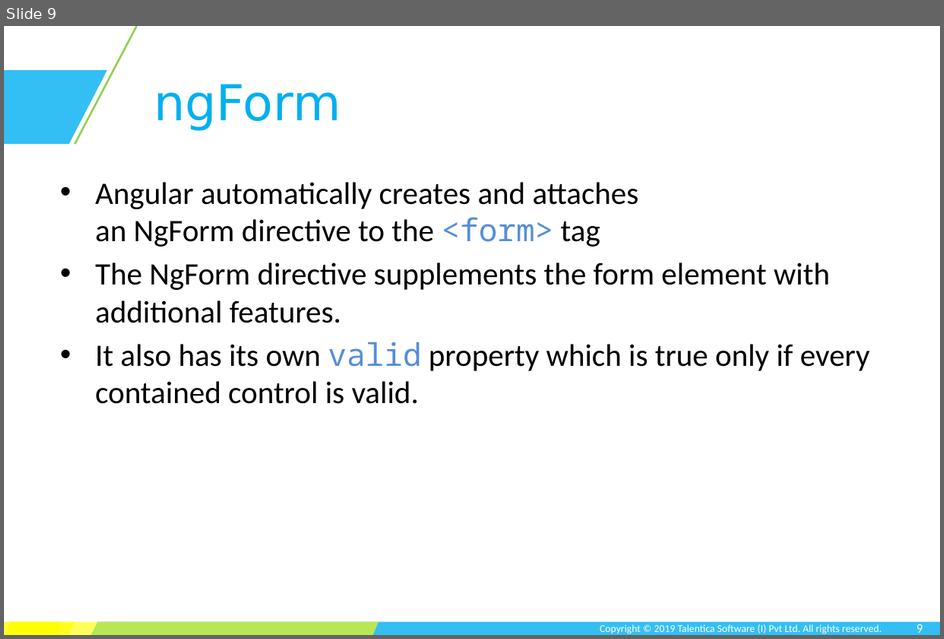
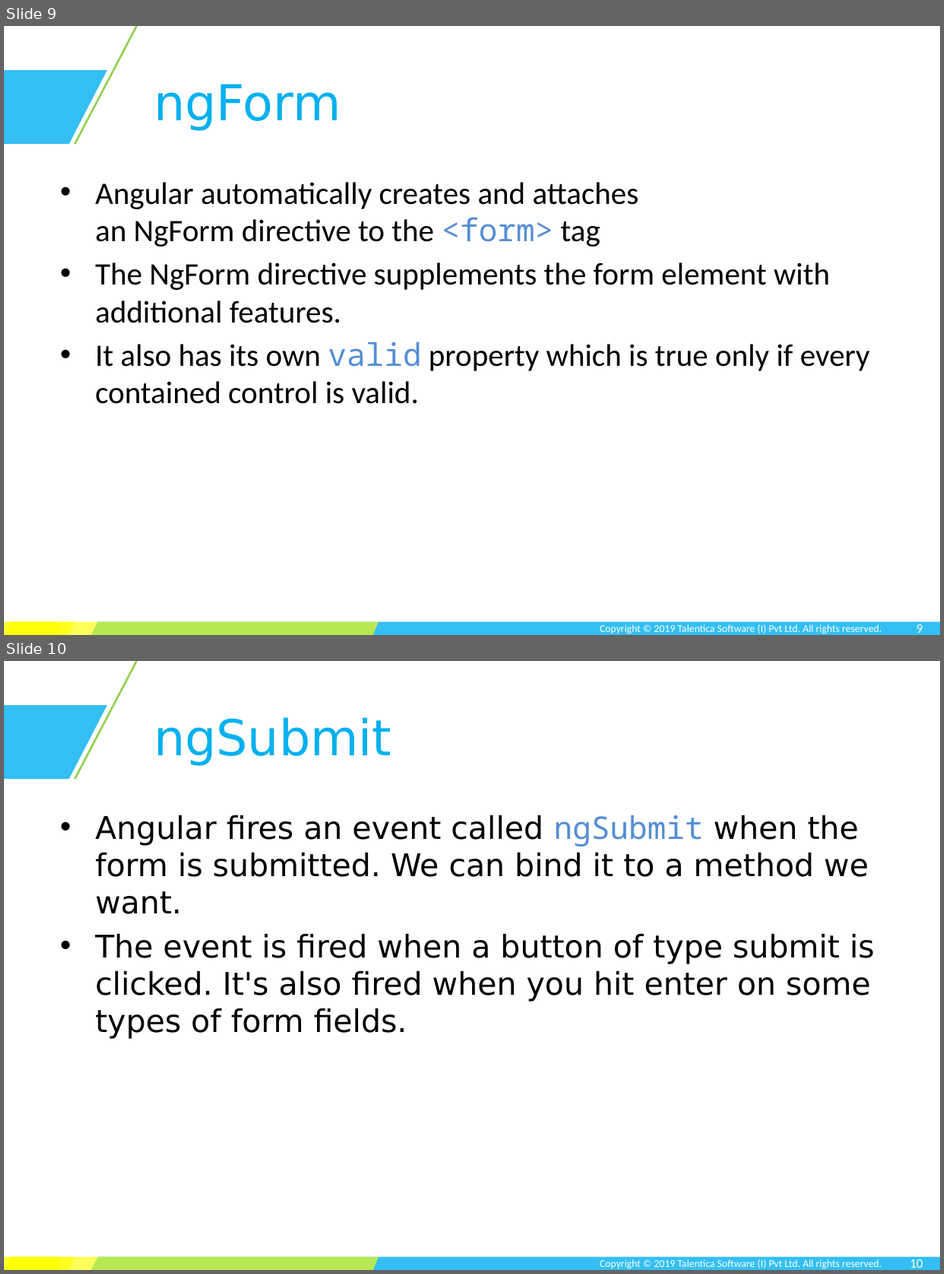
Before and after one commit to TusharRajGupt/angular-demo, a slide deck: session-3/Session 3.pptx. Shown one above the other, each under a label of ours: slide 9 before the commit, slides 9 and 10 after it. The pictures are 944x639 and 944x1274 pixels, drawn with LibreOffice and Linux fonts; fonts in the diff are those of the drawing; background and template pictures are left out. Boxes give left, top, right and bottom in pixels: in the first picture for what was removed or moved away, otherwise in the second. Text is boxed around its words. In the diff, an @@ line names an element or a change of style, - is before the commit and + after.

```diff
--- a/session-3/Session 3.pptx
+++ b/session-3/Session 3.pptx
@@ slide 10 added at box(4, 661, 940, 1270), background #FFFFFF; not listed: 7 template elements that a slide beside it also shows @@
@@ title added at box(154, 717, 392, 766), 38 pt, text #00B0F0 @@
+ngSubmit
@@ text added at box(95, 815, 875, 1039), 24 pt, text #000000 @@
+• Angular fires an event called ngSubmit when the form is submitted. We can bind it to a method we want.
+• The event is fired when a button of type submit is clicked. It's also fired when you hit enter on some types of form fields.
@@ page number added at box(910, 1259, 923, 1267), 10 pt, text #FFFFFF @@
+10
```
Also in this commit, not shown: 3 slides changed, 15 other slides added, 5 slides removed, 1 other file.
